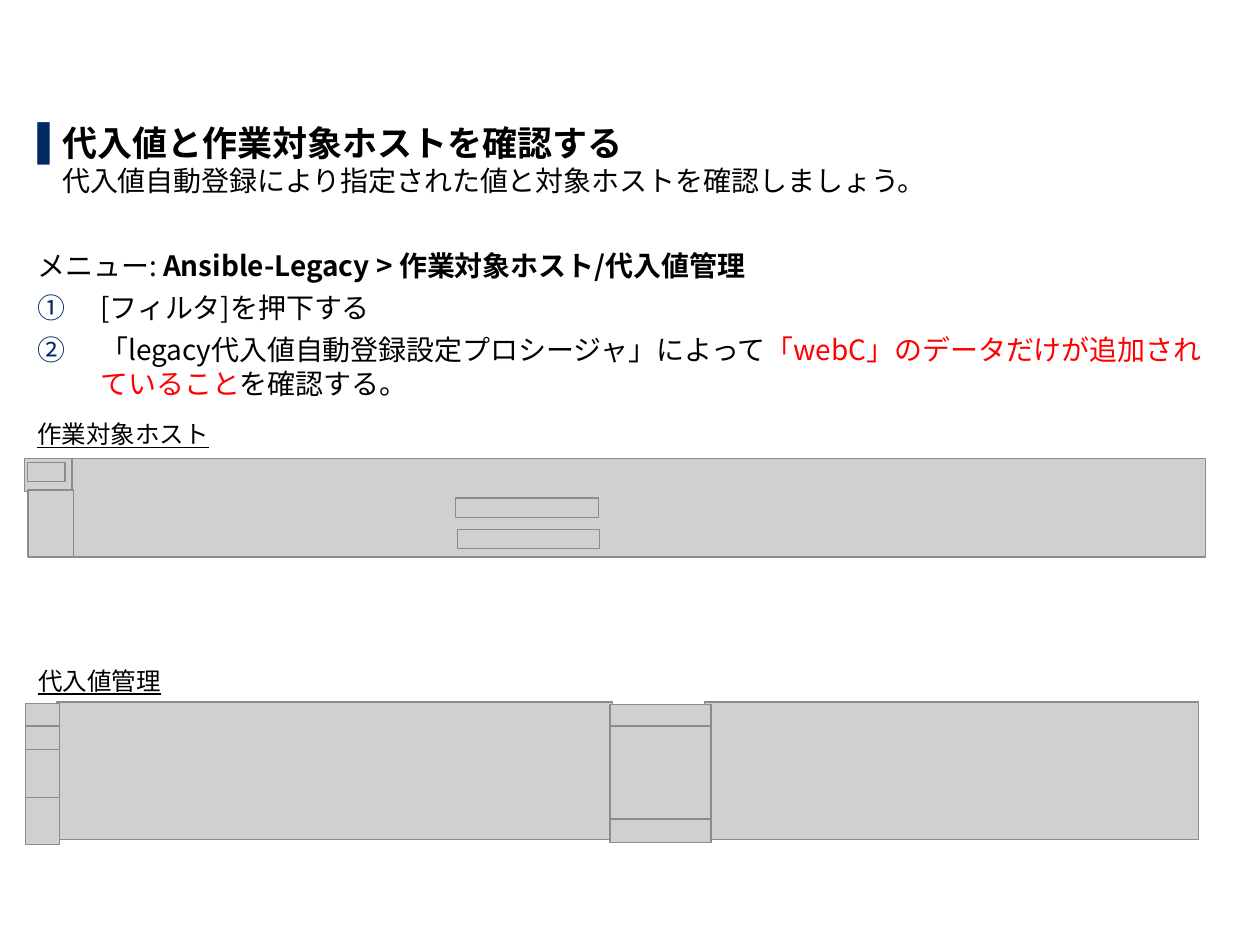
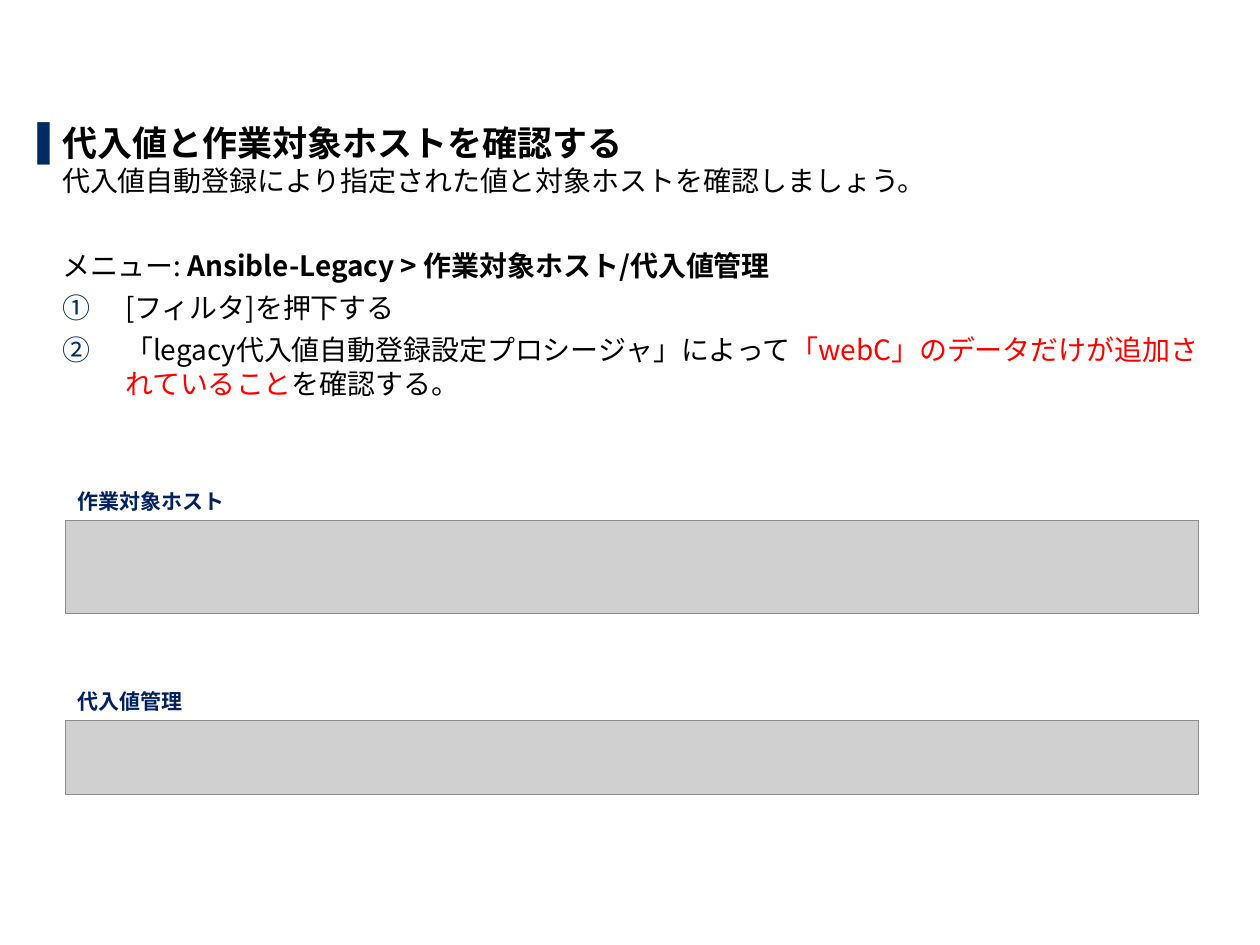
Before and after one commit to exastro-suite/it-automation-docs, a slide deck: slide 40 of asset/Learn_ja/ITA-hg-ps_practice_ja.pptx. Drawn at 1260x945 pixels with LibreOffice and Linux fonts; fonts in the diff are those of the drawing; grey boxes stand for pictures; background and template pictures are left out. Boxes give left, top, right and bottom in pixels: in the first picture for what was removed or moved away, otherwise in the second. Text is boxed around its words. In the diff, an @@ line names an element or a change of style, - is before the commit and + after.

```diff
--- a/asset/Learn_ja/ITA-hg-ps_practice_ja.pptx
+++ b/asset/Learn_ja/ITA-hg-ps_practice_ja.pptx
@@ text at (62, 252, 1198, 397): list level 1 to 2 in "メニュー: Ansible-Legacy > 作業対象ホスト/代入値管理"; list level 1 to 2 in "[フィルタ]を押下する"; list level 1 to 2 in "「legacy代入値自動登録設定プロシージャ」によって「webC」のデータだけが追加されていることを確認する。" @@
@@ text "作業対象ホスト" at (78, 491, 225, 511): size 14 to 12 pt, text colour #000000 to #002060, bold on, underline off @@
@@ text "作業対象ホスト": place and size @@
-text "作業対象ホスト" at (37, 422, 209, 448)
+text "作業対象ホスト" at (78, 491, 225, 511)
@@ picture added at (66, 520, 1198, 614) @@
@@ group removed at (25, 459, 1206, 557): 6 pictures @@
@@ text "代入値管理": place and size @@
-text "代入値管理" at (38, 669, 161, 695)
+text "代入値管理" at (78, 691, 183, 711)
@@ text "代入値管理" at (78, 691, 183, 711): size 14 to 12 pt, text colour #000000 to #002060, bold on, underline off @@
@@ picture removed at (25, 711, 59, 750) @@
@@ picture removed at (25, 704, 59, 727) @@
@@ picture removed at (57, 702, 612, 839) @@
@@ picture removed at (610, 704, 711, 741) @@
@@ picture removed at (704, 702, 1198, 839) @@
@@ picture removed at (25, 747, 59, 798) @@
@@ picture added at (66, 721, 1198, 795) @@
@@ picture removed at (610, 726, 711, 819) @@
@@ picture removed at (25, 794, 59, 844) @@
@@ picture removed at (610, 819, 711, 842) @@
```
Also in this commit, not shown: 36 other slides changed, 1 other file.
